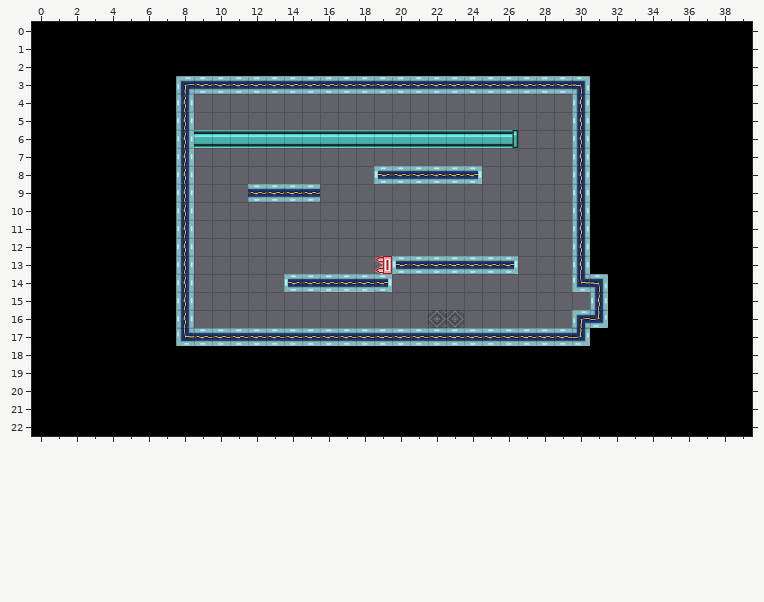
Tiled map -- core/assets/level_4-2.tmx. Above, as it was before the edit.
Cells are 32x32 px. Shown: x 0..39, y 0..22.
Now the later version:
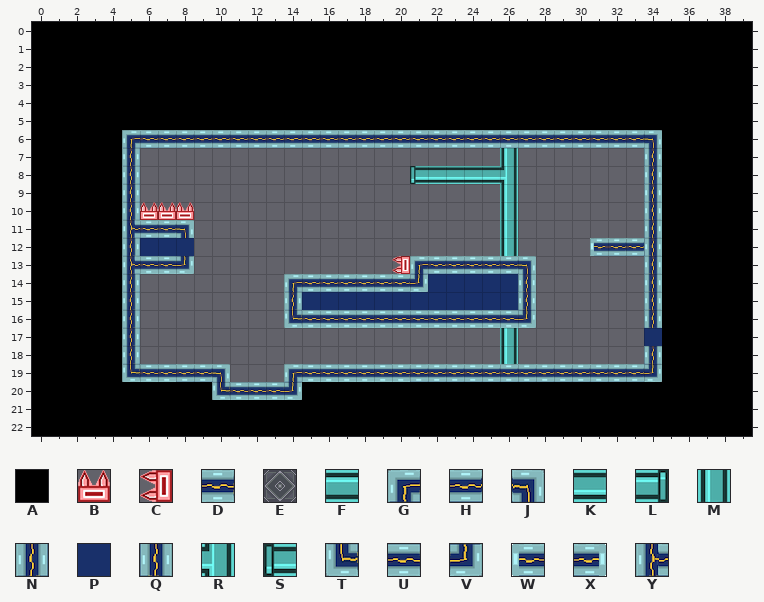
Key: from "tileset": A 1, B 3, C 5, D 33, E 34, F 68, G 96, H 97, J 98, K 100, L 102, M 104, N 128, P 129, Q 130, R 132, S 134, T 160, U 161, V 162, W 163, X 164, Y 192.
_ is an empty cell.
The exact change:
Layer "background":
Tile L gives way to one hidden under a higher layer in row 6 at x 26.
Tile K is added in row 8 at x 22 to 25.
Tile M is added in row 7 at x 26; in rows 9 to 12 at x 26; in rows 17 to 18 at x 26.
Tile R is added in row 8 at x 26.
Tile S is added in row 8 at x 21.
Tile F is removed in row 6 at x 9 to 25.
Layer "platforms":
Tile A replaces tile G in row 3 at x 8.
Tile A replaces tile H in row 3 at x 9 to 29.
Tile A replaces tile J in row 3 at x 30.
Tile A replaces tile N in row 4 at x 8.
Tile A replaces tile Q in row 4 at x 30; in row 5 at x 8 and 30.
Tile A is added in rows 4 to 5 at x 9 to 29.
Tile B replaces tile A in row 10 at x 6 to 7.
Tile B replaces tile Q in row 10 at x 8.
Tile C replaces tile W in row 13 at x 20.
Tile D replaces tile A in row 19 at x 20.
Tile G replaces tile A in row 6 at x 5; in row 19 at x 14.
Tile G replaces tile H in row 13 at x 21.
Tile G replaces tile W in row 14 at x 14.
Tile H replaces tile A in row 6 at x 6 to 7 and 31 to 33; in row 11 at x 6 to 7; in row 12 at x 32 to 33; in row 19 at x 8 to 9 and 21 to 33.
Tile H replaces tile D in row 14 at x 16 to 18.
Tile H replaces tile Q in row 6 at x 8 and 30.
Tile H replaces tile X in row 13 at x 26; in row 14 at x 19.
Tile H is added in row 6 at x 9 to 29; in row 14 at x 20.
Tile J replaces tile A in row 6 at x 34; in row 19 at x 10.
Tile J replaces tile Q in row 11 at x 8.
Tile J is added in row 13 at x 27.
Tile N replaces tile A in rows 7 to 10 at x 5; in row 12 at x 5; in rows 14 to 18 at x 5.
Tile N is added in row 15 at x 14.
Tile P replaces tile A in row 12 at x 6 to 7; in row 17 at x 34.
Tile P replaces tile Q in row 12 at x 8.
Tile P is added in row 14 at x 22 to 26; in row 15 at x 15 to 26.
Tile Q replaces tile A in rows 7 to 16 at x 34; in row 18 at x 34.
Tile Q is added in rows 14 to 15 at x 27.
Tile T replaces tile A in row 19 at x 5; in row 20 at x 10.
Tile T is added in row 16 at x 14.
Tile U replaces tile A in row 13 at x 6 to 7; in row 19 at x 6 to 7 and 15 to 19; in row 20 at x 11 to 13.
Tile U replaces tile E in row 16 at x 22 to 23.
Tile U is added in row 16 at x 15 to 21 and 24 to 26.
Tile V replaces tile A in row 19 at x 34; in row 20 at x 14.
Tile V replaces tile Q in row 13 at x 8.
Tile V is added in row 14 at x 21; in row 16 at x 27.
Tile W replaces tile A in row 12 at x 31.
Tile Y replaces tile A in row 11 at x 5; in row 13 at x 5.
Tile A is removed in rows 7 to 9 at x 6 to 7 and 31 to 33; in rows 10 to 11 at x 31 to 33; in row 13 at x 31 to 33; in rows 14 to 16 at x 6 to 7 and 32 to 33; in row 17 at x 6 to 7 and 31 to 33; in row 18 at x 6 to 33.
Tile A is removed in row 19 at x 11 to 13.
Tile C is removed in row 13 at x 19.
Tile G is removed in row 16 at x 30.
Tile H is removed in row 8 at x 20 to 23; in row 9 at x 12 to 15.
Tile J is removed in row 14 at x 31.
Tile N is removed in rows 14 to 16 at x 8.
Tile Q is removed in rows 7 to 9 at x 8 and 30; in rows 10 to 13 at x 30; in row 15 at x 31.
Tile T is removed in row 14 at x 30; in row 17 at x 8.
Tile U is removed in row 17 at x 9 to 29.
Tile V is removed in row 16 at x 31; in row 17 at x 30.
Tile W is removed in row 8 at x 19.
Tile X is removed in row 8 at x 24.
Where, in picture pixels (left, top, right, bottom), the same in both pictures:
changed: (122, 76, 662, 400)
